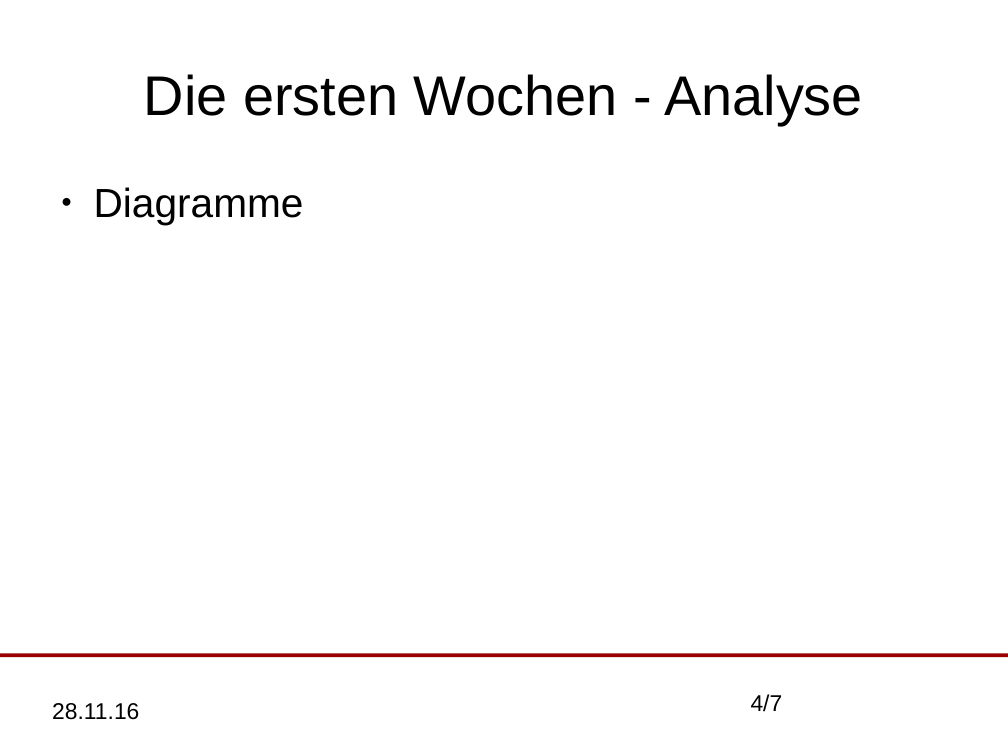
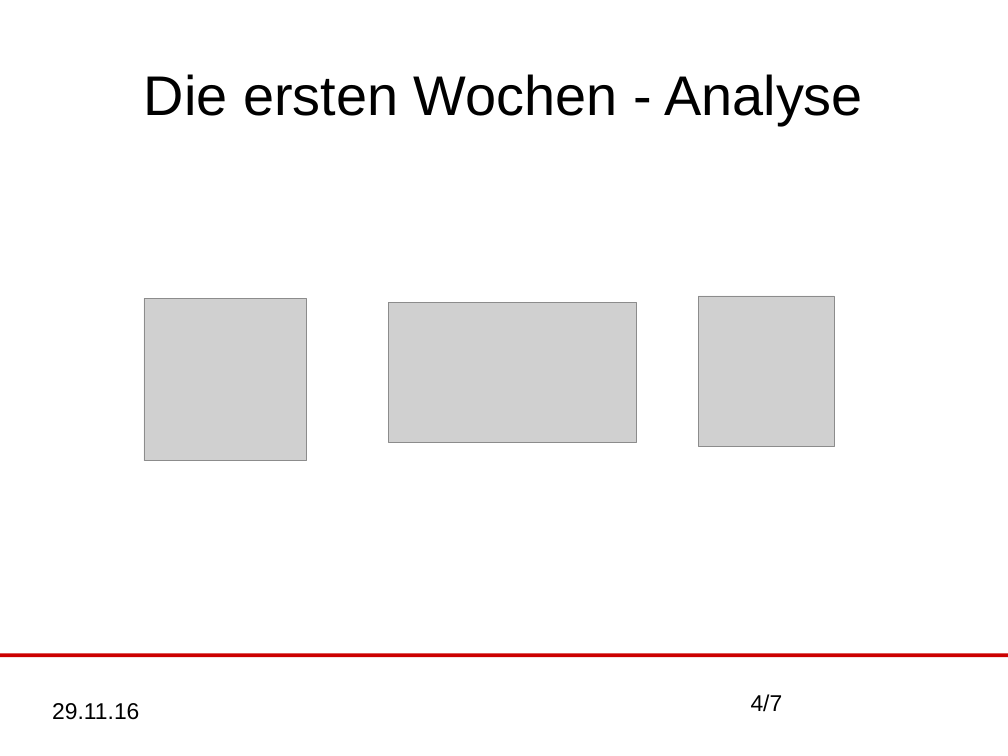
Before and after one commit to MaHusch/SWT-Project-Copy, a slide deck: slide 4 of organisation/Zwischenpräsentationen/Zwischenpräsentation.odp. Drawn at 1008x756 pixels with LibreOffice and Linux fonts; fonts in the diff are those of the drawing; grey boxes stand for pictures. Boxes give left, top, right and bottom in pixels: in the first picture for what was removed or moved away, otherwise in the second. Text is boxed around its words. In the diff, an @@ line names an element or a change of style, - is before the commit and + after.

```diff
--- a/organisation/Zwischenpräsentationen/Zwischenpräsentation.odp
+++ b/organisation/Zwischenpräsentationen/Zwischenpräsentation.odp
@@ text removed at bbox=[94, 187, 304, 225] @@
-● Diagramme
@@ picture added at bbox=[144, 298, 306, 461] @@
@@ picture added at bbox=[699, 296, 835, 447] @@
@@ picture added at bbox=[389, 303, 637, 443] @@
@@ line (0, 656) - (1008, 656): stroke #990000 2.83 pt to #CC0000 2.83 pt @@
@@ text at bbox=[52, 703, 139, 720]: text changed @@
-28.11.16
+29.11.16
```
Also in this commit, not shown: 5 other slides changed, 1 slide added, 1 slide removed, 3 other files.
